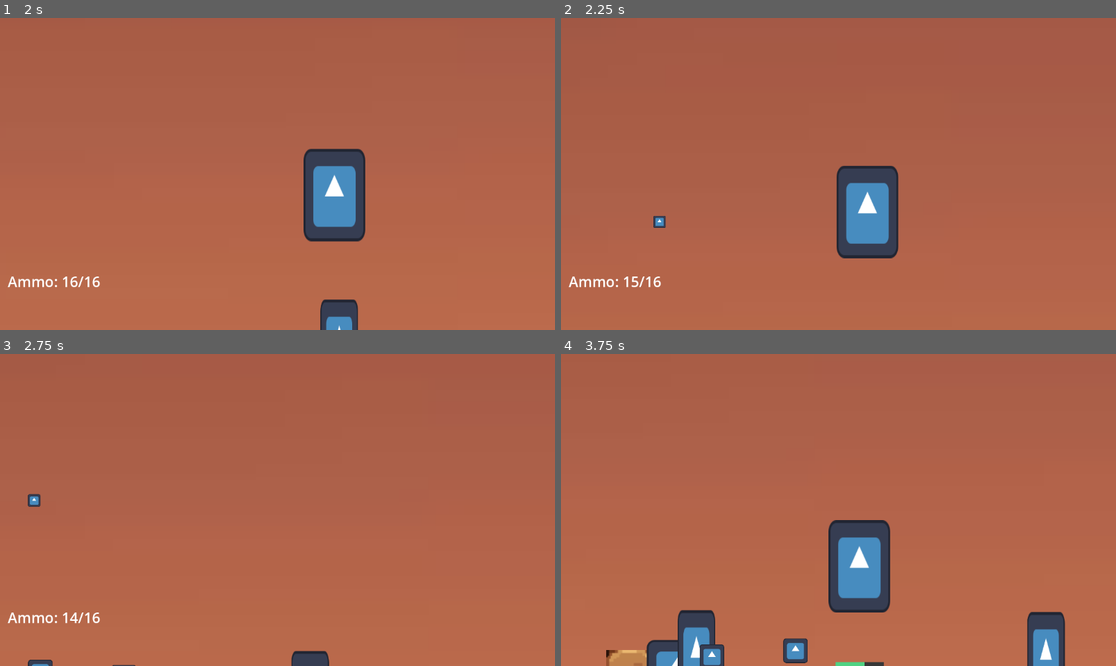
Above: before the commit, frames 1-4 (two rows, left to right).
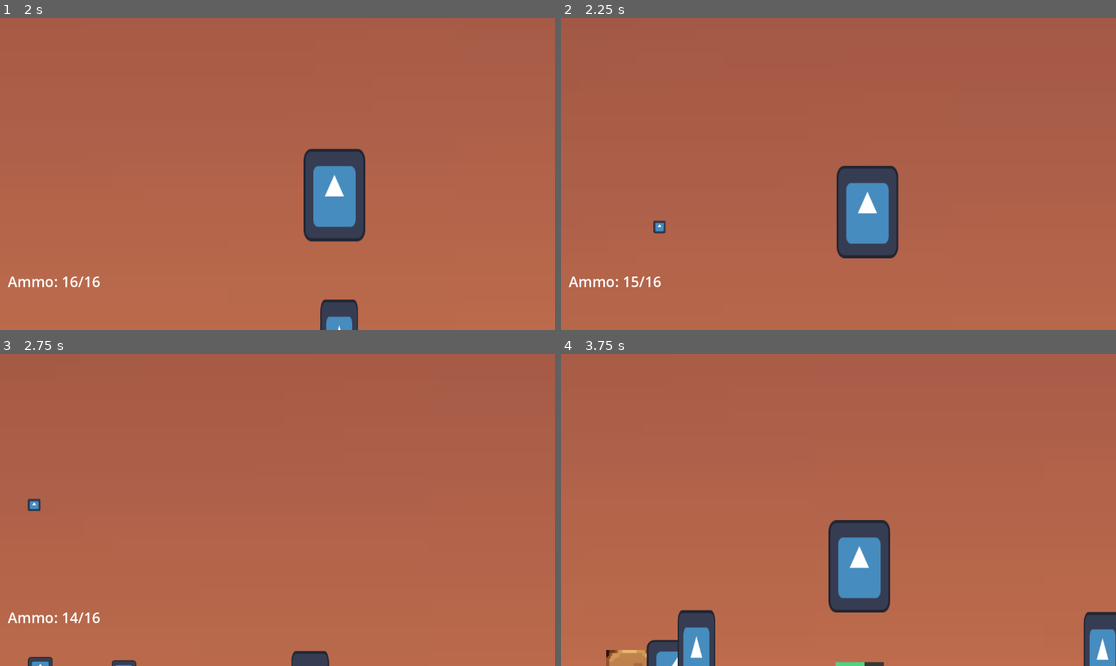
Above: after the commit, the same moments.

Repository: dzfrias/gladiator
Game: Godot game, scene res://scenes/level_playtest.tscn
The game is run twice, just before and just after one commit, with the same random seed, the same clock (stepped at 60 frames per second) and the same inputs. This scene is started directly instead of the project's main scene. The engine's default icon, where the game draws it, is replaced by a stand-in: a white triangle on a blue panel in a dark square.
Inputs (mouse positions are in pixels of both pictures, inside the frame that each line leads up to):
- Up to frame 1 (2 s): move the mouse to (399, 158) at 0.52 s; hold Space (jump) 0.53-1.28 s; hold D (right) from 0.53 s (still down); move the mouse to (166, 189) at 1.27 s; tap S (crouch) at 1.35 s; tap Space (jump) at 1.52, 1.55, 1.82 s
- Up to frame 2 (2.25 s): move the mouse to (894, 105) at 2.02 s; release D (right) at 2.03 s; press the mouse at (894, 105) at 2.03 s; hold A (left) from 2.03 s (still down)
- Up to frame 3 (2.75 s): keep holding A (left); tap Space (jump) at 2.3 s
- Up to frame 4 (3.75 s): move the mouse to (810, 572) at 2.77 s; release A (left) at 2.78 s; release the mouse at (810, 572) at 2.78 s; hold D (right) from 2.78 s (still down); tap E (roll) at 2.85 s; tap Space (jump) at 3.02, 3.05, 3.32 s; move the mouse to (1005, 556) at 3.52 s; hold Q (toggle_weapon) from 3.53 s (still down)

Frame 1 is identical in both runs. In frame 2, 0.1% of the frame differs, in the area x 16-19%, y 63-70%; in frame 3, 0.3%; in frame 4, 2.8%, in the area x 24-100%, y 82-100%.
Error in both runs: Invalid assignment of property or key 'position' with value of type 'Vector2' on a base object of type 'Nil'. (res://scripts/player/player.gd:120)

Commit message:
Create `FollowEnemy` base class

Diff:
--- a/scenes/shooter.tscn
+++ b/scenes/shooter.tscn
@@ -23,6 +23,8 @@
 script = ExtResource("1_a5ml5")
 speed = 150.0
 jump_height = -1000.0
+stop_dist = 1200.0
+jump_follow_cooldown = 1.0
 impact_particle_prefab = ExtResource("3_qpshq")
 
 [node name="CollisionShape2D" type="CollisionShape2D" parent="."]
@@ -58,4 +60,3 @@
 health = NodePath("../Health")
 
 [node name="PlatformDetection" parent="." instance=ExtResource("7_08p06")]
-visible = false
--- a/scenes/wolf.tscn
+++ b/scenes/wolf.tscn
@@ -23,6 +23,7 @@
 script = ExtResource("1_4octj")
 attack_windup_time = 0.3
 jump_height = -1000.0
+stop_dist = 200.0
 impact_particle_prefab = ExtResource("2_8oh5i")
 
 [node name="HealthBarCreator" parent="." node_paths=PackedStringArray("health") instance=ExtResource("2_0u6iq")]
--- a/scripts/enemies/shooter.gd
+++ b/scripts/enemies/shooter.gd
@@ -1,110 +1,17 @@
-class_name Shooter extends CharacterBody2D
+class_name Shooter extends FollowEnemy
 
 @export_category("Movement")
-@export var speed: float = 100.0
-# TODO this might be best done with another detection zone
-@export var stop_dist: float = 1200.0
 @export var y_cutoff: float = 100.0
-@export var jump_height: float = -800
 @export var y_axis_follow_time: float = 1.0
 
-@export var impact_particle_prefab: PackedScene
-
-@onready var _platform_detection = $PlatformDetection
-
-var _state: State = State.IDLE
-var _tracking: Node2D
 var _player_follow_time: float = 0.0
 
-enum State {
-	IDLE,
-	TRACKING,
-	SHOOTING,
-}
-
-func _ready() -> void:
-	$DetectionZone.body_entered.connect(_on_detection_zone_body_entered)
-	$DetectionZone.body_exited.connect(_on_detection_zone_body_exited)
-	$Health.died.connect(_on_health_died)
-	$Health.damage_taken.connect(_on_health_damage_taken)
-
-func track(target: Node2D) -> void:
-	_tracking = target
-	if _state == State.IDLE:
-		_state = State.TRACKING
-
-func _physics_process(delta: float) -> void:
-	if not is_on_floor():
-		velocity += get_gravity() * delta
-
-	match _state:
-		State.TRACKING:
-			assert(_tracking != null)
-
-			var above = Player.Instance.is_on_platform() and Player.Instance.get_platform_height() < global_position.y and is_on_floor() and _platform_detection.is_detecting_platform()
-			if above:
-				_player_follow_time += delta
-				if _player_follow_time >= y_axis_follow_time:
-					velocity.y = jump_height
-					_player_follow_time = 0.0
-
-			var below = _platform_detection.is_on_platform() and (!Player.Instance.is_on_platform() or Player.Instance.get_platform_height() > _platform_detection.get_platform_height()) and Player.Instance.is_on_floor()
-			if below:
-				_player_follow_time += delta
-				if _player_follow_time >= y_axis_follow_time:
-					set_collision_mask_value(Math.ilog2(Constants.PLATFORM_LAYER) + 1, false)
-					_player_follow_time = 0.0
-			else:
-				set_collision_mask_value(Math.ilog2(Constants.PLATFORM_LAYER) + 1, true)
-
-			if not above and not below:
-				_player_follow_time = 0.0
-
-			var xdist := _tracking.position.x - position.x
-			$Direction.scalar = signf(xdist)
-			scale.x = $Direction.scalar
-			var ydist := absf(_tracking.position.y - position.y)
-			# If the y distance is too far, we will move towards
-			# player so we can get on the same ground as them.
-			if absf(xdist) > stop_dist or ydist > y_cutoff:
-				velocity.x = $Direction.scalar * speed
-			elif !$Weapon.is_reloading:
-				_shoot()
-			else:
-				velocity.x = 0
-		State.IDLE:
-			velocity.x = 0
-		State.SHOOTING:
-			velocity.x = 0
-
-	move_and_slide()
-
-func _shoot() -> void:
-	_state = State.SHOOTING
+func _attack() -> void:
+	_state = State.ATTACKING
 	while $Weapon.ammo > 0:
 		await $Weapon.fire($Direction)
-
 	_state = State.TRACKING
 	await $Weapon.reload()
 
-func _on_detection_zone_body_entered(body: Node2D) -> void:
-	if body is Player:
-		if _state == State.IDLE:
-			_state = State.TRACKING
-		_tracking = body
-
-func _on_detection_zone_body_exited(_body: Node2D) -> void:
-	pass
-
-func _on_health_damage_taken(_amount: float, _direction: Vector2) -> void:
-	var impact_particles = impact_particle_prefab.instantiate()
-	impact_particles.global_position = global_position
-	get_tree().current_scene.add_child(impact_particles)
-	impact_particles.direction = _direction
-	impact_particles.emitting = true
-
-	print("Shooter damage taken")
-
-func _on_health_died() -> void:
-	print("Shooter died")
-	queue_free()
+func _can_attack() -> bool:
+	return !$Weapon.is_reloading
--- a/scripts/enemies/wolf.gd
+++ b/scripts/enemies/wolf.gd
@@ -1,127 +1,42 @@
-class_name Wolf extends CharacterBody2D
+class_name Wolf extends FollowEnemy
 
-@export var speed: float = 300.0
 @export var attack_speed: float = 600.0
 @export var attack_jump: float = -250.0
-@export var attack_distance: float = 200.0
 @export var attack_damage: float = 5.0
 @export var attack_time: float = 0.6
 @export var attack_windup_time: float = 0.1
 @export var attack_tired_time: float = 0.8
-@export var jump_height: float = -800
-@onready var _platform_detection = $PlatformDetection
 
-@export var impact_particle_prefab: PackedScene
-
-var _state: State = State.IDLE
-var _tracking: Node2D
-var _attack_direction := 0.0
 @onready var _original_attack_x = $AttackBox/CollisionShape2D.position.x
 
-enum State {
-	IDLE,
-	# Detected player in zone, follow
-	TRACKING,
-	ATTACKING,
-	# Recovering from attack (or beginning an attack)
-	TIRED,
-}
-
-func track(target: Node2D) -> void:
-	_tracking = target
-	if _state == State.IDLE:
-		_state = State.TRACKING
-
 func _ready() -> void:
+	super()
 	$AttackBox.body_entered.connect(_on_attack_box_body_entered)
-	$DetectionZone.body_entered.connect(_on_detection_zone_body_entered)
-	$DetectionZone.body_exited.connect(_on_detection_zone_body_exited)
-	$Health.died.connect(_on_health_died)
-	$Health.damage_taken.connect(_on_health_damage_taken)
 
 func _physics_process(delta: float) -> void:
-	if not is_on_floor():
-		velocity += get_gravity() * delta
-
-	match _state:
-		State.TRACKING:
-			assert(_tracking != null)
-			var dist := _tracking.position.x - position.x
-			var direction := signf(dist)
-			if Player.Instance.is_on_platform() and Player.Instance.get_platform_height() < global_position.y and is_on_floor() and _platform_detection.is_detecting_platform():
-				velocity.y = jump_height
-
-			if _platform_detection.is_on_platform() and (!Player.Instance.is_on_platform() or Player.Instance.get_platform_height() > _platform_detection.get_platform_height()) and Player.Instance.is_on_floor():
-				set_collision_mask_value(Math.ilog2(Constants.PLATFORM_LAYER) + 1, false)
-			else:
-				set_collision_mask_value(Math.ilog2(Constants.PLATFORM_LAYER) + 1, true)
-
-			if abs(dist) <= attack_distance and is_on_floor():
-				if !Player.Instance.is_on_platform() or (_platform_detection.is_on_platform() and Player.Instance.get_platform_height() == _platform_detection.get_platform_height()):
-					_attack_direction = direction
-					_attack()
-			else:
-				velocity.x = direction * speed
-		State.IDLE:
-			# TODO make wolf patrol back and forth
-			velocity.x = 0
-		State.TIRED:
-			velocity.x = 0
-		State.ATTACKING:
-			assert(_attack_direction != 0)
-			velocity.x = _attack_direction * attack_speed
-
-	if velocity.x != 0:
-		$Direction.scalar = signf(velocity.x)
-		_align_with_direction()
-
-	move_and_slide()
+	super(delta)
+	_align_with_direction()
 
 func _attack() -> void:
-	assert(abs(_attack_direction) == 1)
 	_state = State.TIRED
 	await get_tree().create_timer(attack_windup_time).timeout
-	assert(_state == State.TIRED and abs(_attack_direction) == 1)
 	_state = State.ATTACKING
 	velocity.y = attack_jump
 	$AttackBox/CollisionShape2D.disabled = false
+	velocity.x = $Direction.scalar * attack_speed
 	await get_tree().create_timer(attack_time).timeout
 	assert(_state == State.ATTACKING)
-	_attack_direction = 0
 	_state = State.TIRED
 	$AttackBox/CollisionShape2D.disabled = true
 	await get_tree().create_timer(attack_tired_time).timeout
 	assert(_state == State.TIRED)
-
-	_state = State.TRACKING if _tracking else State.IDLE
-
-func _on_detection_zone_body_entered(body: Node2D) -> void:
-	if body is Player:
-		if _state == State.IDLE:
-			_state = State.TRACKING
-		_tracking = body
-
-func _on_detection_zone_body_exited(_body: Node2D) -> void:
-	pass
-
-func _on_health_damage_taken(_amount: float, direction: Vector2) -> void:
-	var impact_particles = impact_particle_prefab.instantiate()
-	impact_particles.global_position = global_position
-	get_tree().current_scene.add_child(impact_particles)
-	impact_particles.direction = direction
-	impact_particles.emitting = true
-
-	print("Wolf damage taken")
-
-func _on_health_died() -> void:
-	print("Wolf died")
-	queue_free()
+	_state = State.TRACKING
 
 func _on_attack_box_body_entered(body: Node2D) -> void:
 	if body is not Player:
 		return
 	var player := body as Player
-	player.damage(attack_damage, Vector2(_attack_direction, 0))
+	player.damage(attack_damage, Vector2($Direction.scalar, 0))
 
 func _align_with_direction() -> void:
 	var direction = $Direction.scalar
--- /dev/null
+++ b/scripts/follow_enemy.gd
@@ -0,0 +1,99 @@
+class_name FollowEnemy extends CharacterBody2D
+
+@export var speed: float = 300.0
+@export var jump_height: float = -800
+@export var stop_dist: float = 0.0
+@export var jump_follow_cooldown: float = 0.0
+@export var impact_particle_prefab: PackedScene
+
+@onready var _platform_detection = $PlatformDetection
+var _state: State = State.IDLE
+var _tracking: Node2D
+var _jump_follow_timer := 0.0
+
+enum State {
+	IDLE,
+	TRACKING,
+	ATTACKING,
+	TIRED,
+}
+
+func _ready() -> void:
+	$DetectionZone.body_entered.connect(_on_detection_zone_body_entered)
+	$DetectionZone.body_exited.connect(_on_detection_zone_body_exited)
+	$Health.died.connect(_on_health_died)
+	$Health.damage_taken.connect(_on_health_damage_taken)
+
+func _physics_process(delta: float) -> void:
+	if not is_on_floor():
+		velocity += get_gravity() * delta
+
+	match _state:
+		State.TRACKING:
+			assert(_tracking != null)
+			var dist := _tracking.position.x - position.x
+			var direction := signf(dist)
+			$Direction.scalar = direction
+
+			var above = Player.Instance.is_on_platform() and Player.Instance.get_platform_height() < global_position.y and is_on_floor() and _platform_detection.is_detecting_platform()
+			if above:
+				_jump_follow_timer += delta
+				if _jump_follow_timer >= jump_follow_cooldown:
+					velocity.y = jump_height
+					_jump_follow_timer = 0.0
+
+			var below = _platform_detection.is_on_platform() and (!Player.Instance.is_on_platform() or Player.Instance.get_platform_height() > _platform_detection.get_platform_height()) and Player.Instance.is_on_floor()
+			if below:
+				_jump_follow_timer += delta
+				if _jump_follow_timer >= jump_follow_cooldown:
+					set_collision_mask_value(Math.ilog2(Constants.PLATFORM_LAYER) + 1, false)
+					_jump_follow_timer = 0.0
+			else:
+				set_collision_mask_value(Math.ilog2(Constants.PLATFORM_LAYER) + 1, true)
+
+			if not above and not below:
+				_jump_follow_timer = 0.0
+
+			if abs(dist) <= stop_dist:
+				if is_on_floor() and _can_attack() and velocity.y == 0.0:
+					_attack()
+				elif velocity.y != 0.0:
+					velocity.x = direction * speed
+				else:
+					velocity.x = 0.0
+			else:
+				velocity.x = direction * speed
+		State.IDLE:
+			# TODO make enemy patrol back and forth
+			velocity.x = 0
+		State.TIRED:
+			velocity.x = 0
+		State.ATTACKING:
+			pass
+
+	move_and_slide()
+
+func _attack() -> void:
+	pass
+
+func _can_attack() -> bool:
+	return true
+
+func _on_detection_zone_body_entered(body: Node2D) -> void:
+	if body is Player:
+		if _state == State.IDLE:
+			_state = State.TRACKING
+		_tracking = body
+
+func _on_detection_zone_body_exited(_body: Node2D) -> void:
+	pass
+
+func _on_health_damage_taken(_amount: float, direction: Vector2) -> void:
+	var impact_particles = impact_particle_prefab.instantiate()
+	impact_particles.global_position = global_position
+	get_tree().current_scene.add_child(impact_particles)
+	impact_particles.direction = direction
+	impact_particles.emitting = true
+
+func _on_health_died() -> void:
+	queue_free()
Not shown: 1 places in scenes/shooter.tscn that only renumber resources
